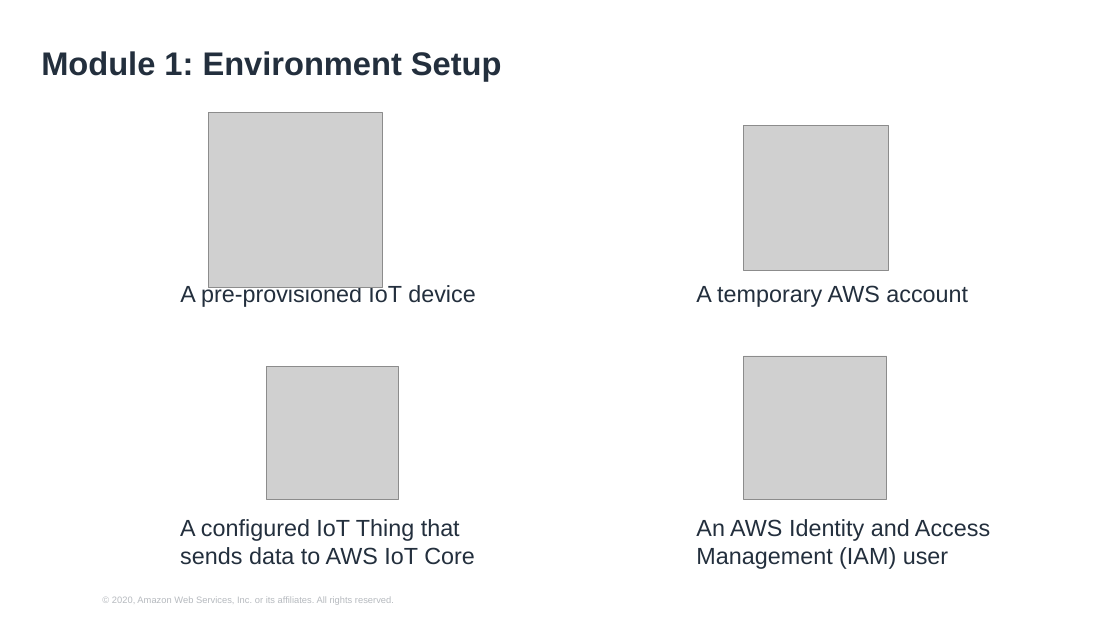
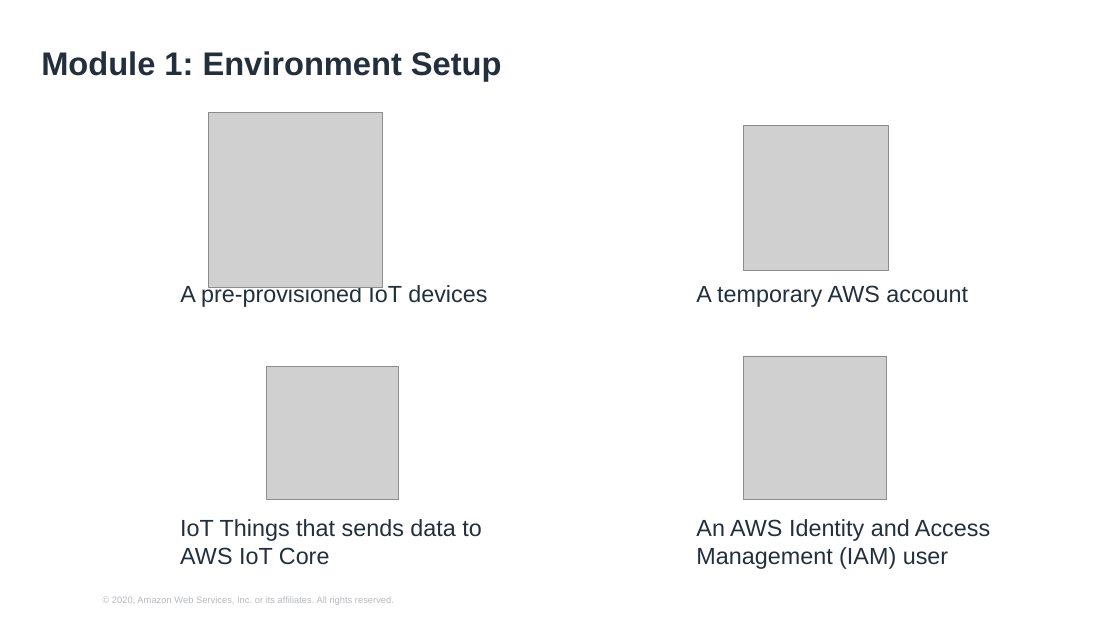
Before and after one commit to hongpham/Workshop-Protect-your-IoT-fleet, a slide deck: slide 17 of Protect your IoT fleet presentation.pptx (slide 16 before the commit). Drawn at 1120x630 pixels with LibreOffice and Linux fonts; fonts in the diff are those of the drawing; grey boxes stand for pictures; background and template pictures are left out. Boxes give left, top, right and bottom in pixels: in the first picture for what was removed or moved away, otherwise in the second. Text is boxed around its words. In the diff, an @@ line names an element or a change of style, - is before the commit and + after.

```diff
--- a/Protect your IoT fleet presentation.pptx
+++ b/Protect your IoT fleet presentation.pptx
@@ text at (180,284,487,307): text changed @@
-A pre-provisioned IoT device
+A pre-provisioned IoT devices
@@ text at (180,519,481,565): text changed @@
-A configured IoT Thing that sends data to AWS IoT Core
+IoT Things that sends data to AWS IoT Core
```
Also in this commit, not shown: 5 other slides changed, 10 slides removed, 1 other file.
